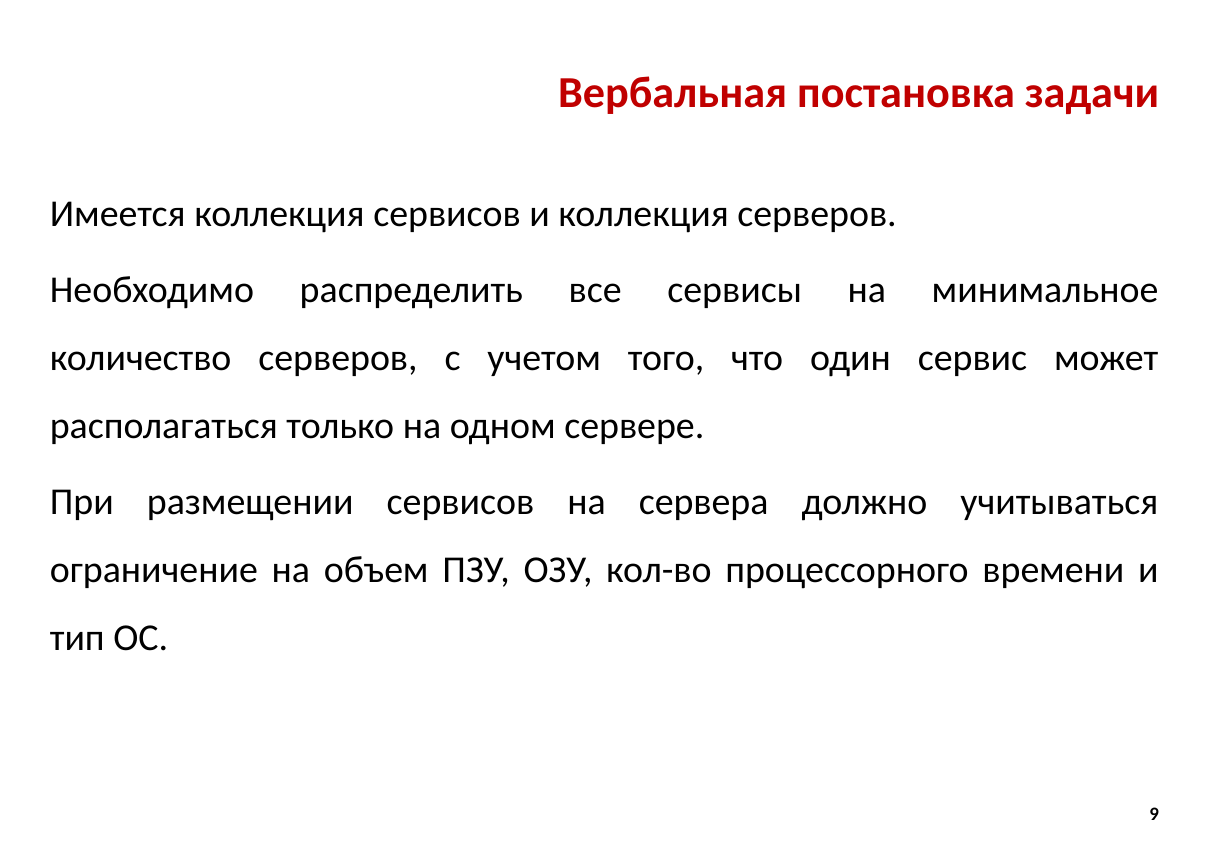
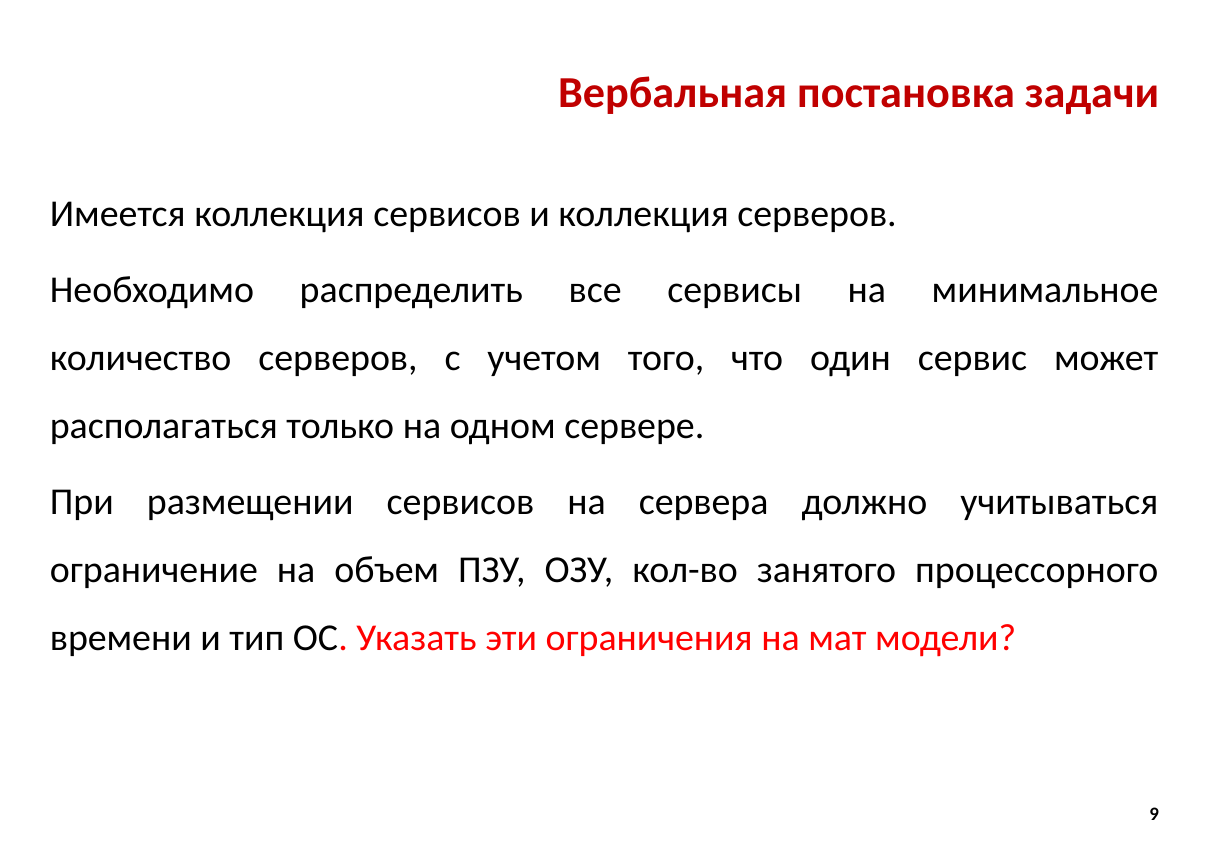
Before and after one commit to Alex-made/diplom, a slide deck: slide 9 of Презентация/Презентация диплома.pptx. Drawn at 1232x853 pixels with LibreOffice and Linux fonts; fonts in the diff are those of the drawing; background and template pictures are left out. Boxes give left, top, right and bottom in pixels: in the first picture for what was removed or moved away, otherwise in the second. Text is boxed around its words. In the diff, an @@ line names an element or a change of style, - is before the commit and + after.

```diff
--- a/Презентация/Презентация диплома.pptx
+++ b/Презентация/Презентация диплома.pptx
@@ text at (50,489,1158,657): text changed @@
-При размещении сервисов на сервера должно учитываться ограничение на объем ПЗУ, ОЗУ, кол-во процессорного времени и тип ОС.
+При размещении сервисов на сервера должно учитываться ограничение на объем ПЗУ, ОЗУ, кол-во занятого процессорного времени и тип ОС. Указать эти ограничения на мат модели?
```
Also in this commit, not shown: 2 other slides changed, 6 other files.
